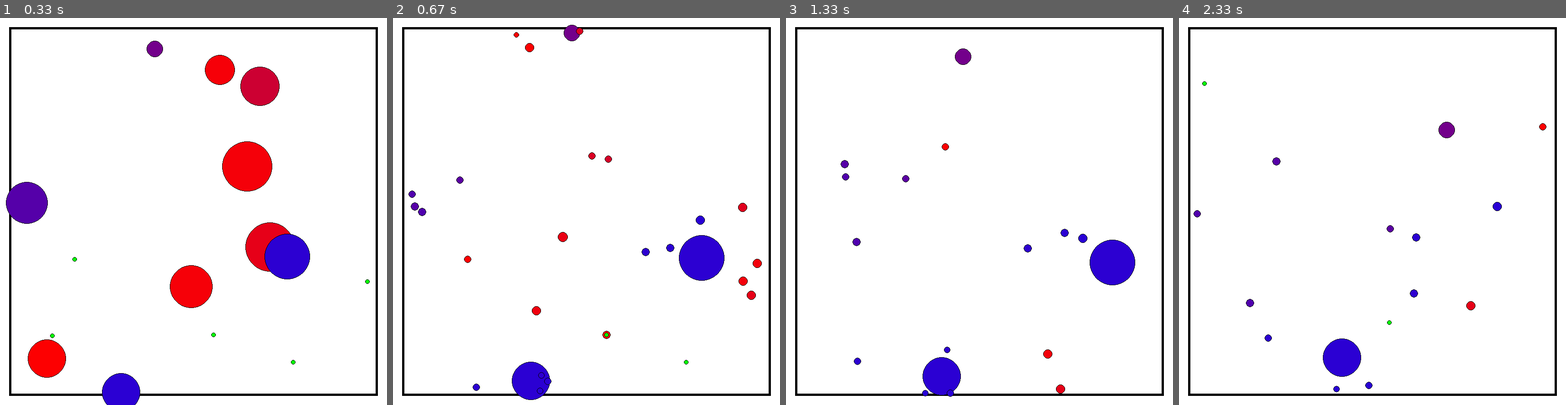
Above: before the commit, frames 1-4 (left to right).
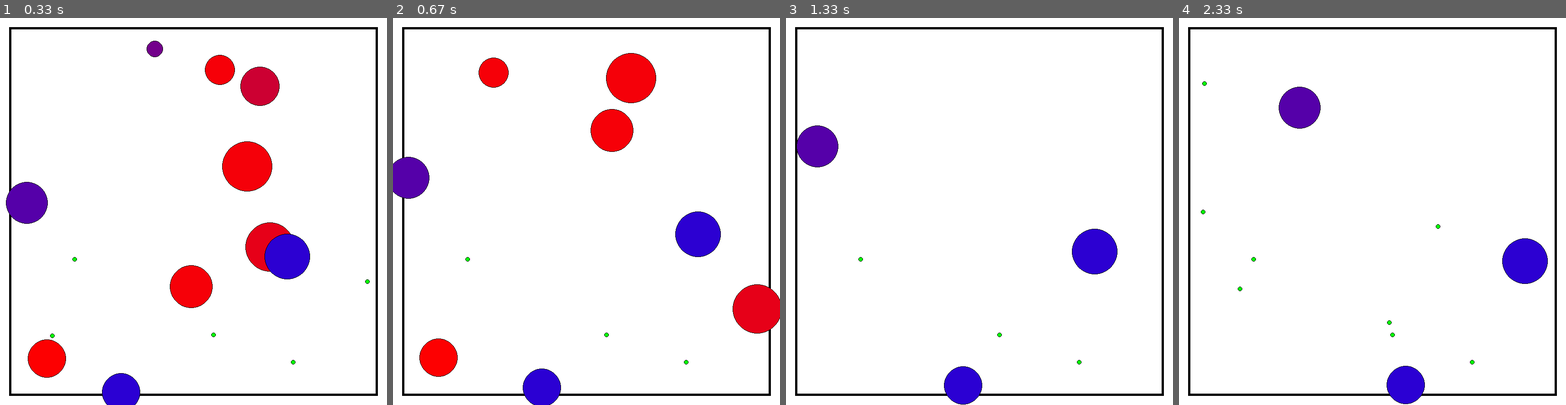
Above: after the commit, the same moments.

Repository: LeoBasov/live-sim
Game: pygame game, started from app/gui_pygame/main.py
Same seed, same stepped clock (60 frames per second), same inputs: the game is played once before the commit and once after it.
Inputs:
- Up to frame 1 (0.33 s): no input
- Up to frame 2 (0.67 s): tap Space at 0.33 s
- Up to frame 3 (1.33 s): tap Space at 0.73, 1.03, 1.23 s
- Up to frame 4 (2.33 s): tap Space at 1.57, 1.87, 2.07 s

Frame 1 is identical in both runs. In frame 2, 8.3% of the frame differs, in the area x 0-100%, y 1-100%; in frame 3, 3.8%; in frame 4, 4.1%.

Commit message:
Changed energy setting.

Diff:
--- a/live_sim/creature.py
+++ b/live_sim/creature.py
@@ -99,7 +99,8 @@
 			self._mutate(creature)
 			self._reproduce_position(creature)
 
-			creature.energy = creature.size*creature.size*creature.size*BASE_ENERGY
+			creature.energy_init = creature.size*creature.size*creature.size*BASE_ENERGY
+			creature.energy = creature.energy_init
 
 			self.children.append(creature)
 			self.world.creatures.append(creature)
--- a/live_sim/world.py
+++ b/live_sim/world.py
@@ -34,7 +34,8 @@
 			creature.speed = (0.001 + 1.0*random.random())*speed
 			creature.size = (0.001 + 3.0*random.random())*size
 			creature.size_max = creature.size
-			creature.energy = creature.size*creature.size*creature.size*BASE_ENERGY
+			creature.energy_init = creature.size*creature.size*creature.size*BASE_ENERGY
+			creature.energy = creature.energy_init
 			creature.position = self._generate_random_position()
 
 			self.creatures.append(creature)
